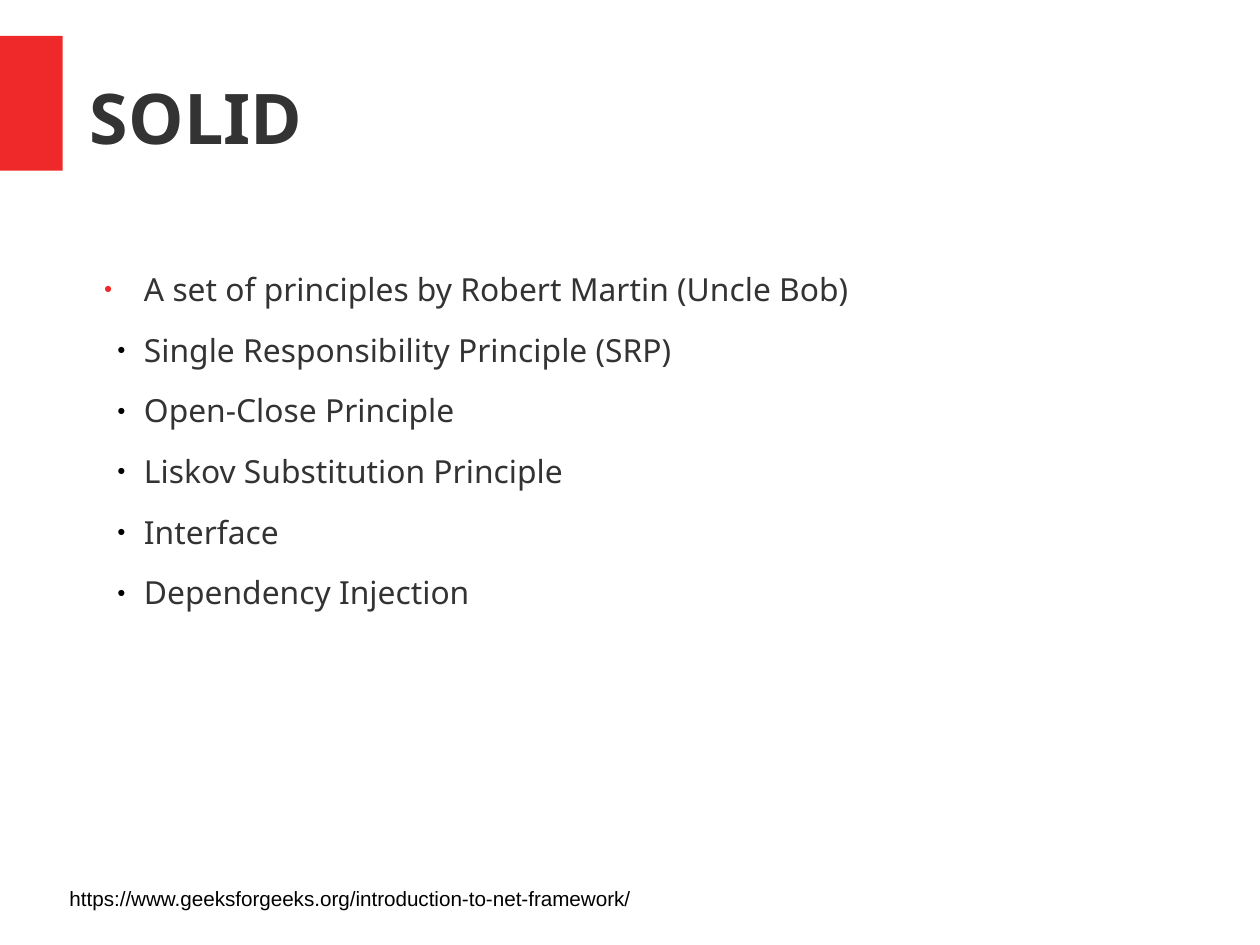
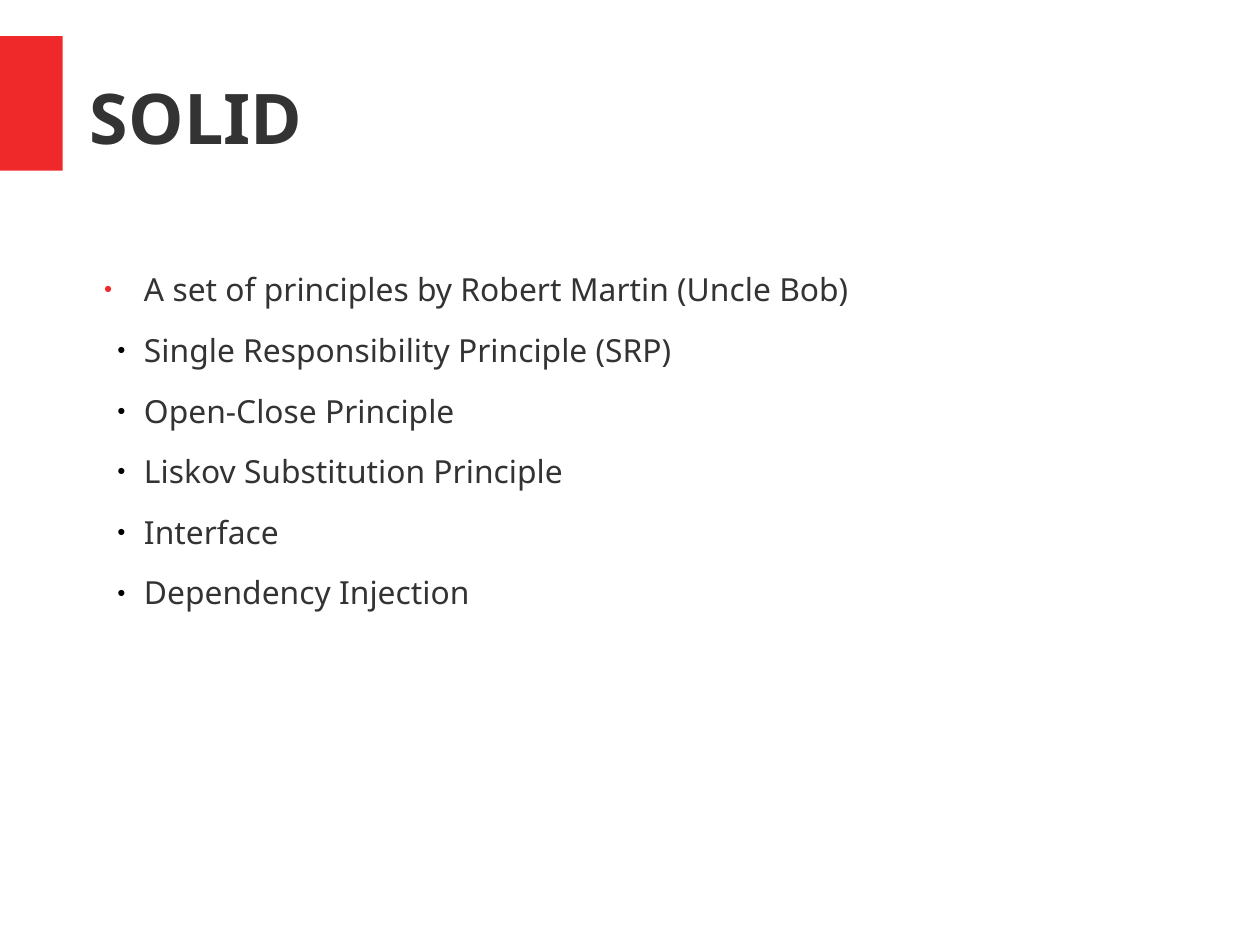
Before and after one commit to juschan/CSharp_ASPNET_Coaching, a slide deck: slide 26 of SE_Intro.pptx. Drawn at 1260x945 pixels with LibreOffice and Linux fonts; fonts in the diff are those of the drawing. Boxes give left, top, right and bottom in pixels: in the first picture for what was removed or moved away, otherwise in the second. Text is boxed around its words. In the diff, an @@ line names an element or a change of style, - is before the commit and + after.

```diff
--- a/SE_Intro.pptx
+++ b/SE_Intro.pptx
@@ text removed at (69, 891, 630, 911) @@
-https://www.geeksforgeeks.org/introduction-to-net-framework/
```
Also in this commit, not shown: 1 other slide changed, 6 slides added.
